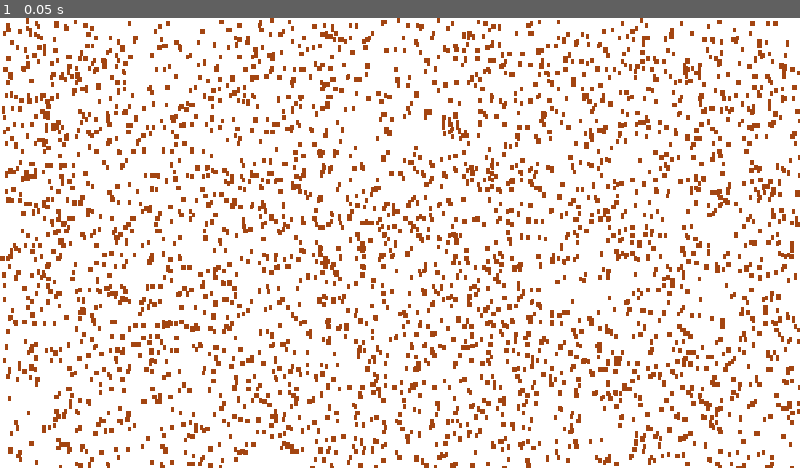
Above: before the commit, frame 1.
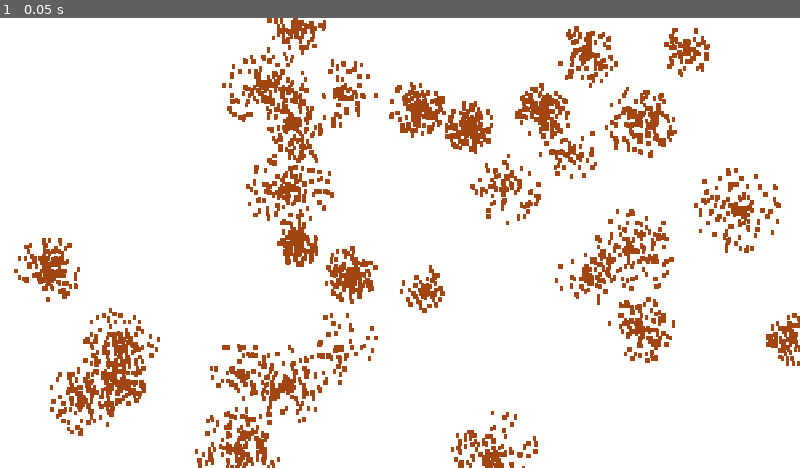
Above: after the commit, the same moment.

Repository: ozzz35/ComfyJamGame
Game: Godot game, scene res://scenes/jobs/leaf_pile.tscn
The game is run twice, just before and just after one commit, with the same random seed, the same clock (stepped at 60 frames per second) and the same inputs. This scene is started directly instead of the project's main scene.
Inputs:
- Up to frame 1 (0.05 s): no input

The runs differ from the first frame. In frame 1, 23% of the frame differs, in the area x 0-100%, y 0-100%.

Commit message:
Add leaves piles and spawning

Diff:
--- a/scenes/jobs/leaf_pile.tscn
+++ b/scenes/jobs/leaf_pile.tscn
@@ -6,6 +6,8 @@
 script = ExtResource("1_w5crr")
 spawn_polygon = PackedVector2Array(0, 0, 1280, 0, 1280, 720, 0, 720)
 leaf_count = 3200
+pile_count = 30
+pile_radius = 75
 
 [node name="SpawnArea" type="Polygon2D" parent="." unique_id=789380196]
 polygon = PackedVector2Array(0, 0, 1280, 0, 1280, 720, 0, 720)
--- a/scripts/jobs/leaf_pile.gd
+++ b/scripts/jobs/leaf_pile.gd
@@ -5,6 +5,8 @@
 		spawn_polygon = value
 		_copy_polygon()
 @export var leaf_count: int = 0
+@export var pile_count : int = 0
+@export var pile_radius : int = 0
 @onready var spawnarea = $SpawnArea
 const leaves = preload("res://scenes/jobs/leaves.tscn")
 
@@ -22,31 +24,89 @@
 	area.polygon = spawn_polygon
 	print(name, " copied ", spawn_polygon.size(), " points: ", spawn_polygon)
 
-func _spawn_leaves():
+func _random_point_in_polygon() -> Vector2:
 	if spawn_polygon.size() < 3:
-		print(name, " spawn skipped, points: ", spawn_polygon.size())
-		return
-	print(name, " spawning from ", spawn_polygon.size(), " points: ", spawn_polygon)
+		return Vector2(INF, INF)
 	var min_x := spawn_polygon[0].x
 	var max_x := min_x
 	var min_y := spawn_polygon[0].y
 	var max_y := min_y
 	for point in spawn_polygon:
+		max_x = max(max_x, point.x)
+		min_x = min(min_x, point.x)
 		max_y = max(max_y, point.y)
-		max_x = max(max_x, point.x)
 		min_y = min(min_y, point.y)
-		min_x = min(min_x, point.x)
+	var attempts := 0
+	while attempts < 30:
+		attempts += 1
+		var pos := Vector2(randf_range(min_x, max_x), randf_range(min_y, max_y))
+		if Geometry2D.is_point_in_polygon(pos, spawn_polygon):
+			return pos
+	return Vector2(INF, INF)
 
-	for i in leaf_count:
-		var x_pos : float = randf_range(max_x, min_x)
-		var y_pos : float = randf_range(max_y, min_y)
-		var leaf_pos : Vector2 = Vector2(x_pos, y_pos)
-		if not Geometry2D.is_point_in_polygon(leaf_pos, spawn_polygon):
-			leaf_count += 1
-			var limit =+ 15
-			if limit >= 15:
-				return
-		else:
+func _point_around_center(center: Vector2, radius: float) -> Vector2:
+	var attempts := 0
+	var angle : float = 0.0
+	var distance : float = 0.0
+	var pos : Vector2
+	while attempts < 15:
+		attempts += 1
+		angle = randf() * TAU
+		distance = randf_range(0.0, radius)
+		pos = center + Vector2.from_angle(angle) * distance
+		if Geometry2D.is_point_in_polygon(pos, spawn_polygon):
+			return pos
+	return Vector2(INF, INF)
+
+func _plan_piles() -> Array:
+	if pile_count < 1:
+		return []
+	var centers: Array = []
+	for _pile in pile_count:
+		var pos = _random_point_in_polygon()
+		if not pos.is_finite():
+			continue
+		centers.append(pos)
+	if centers.is_empty():
+		return []
+	var centers_weight: Array = []
+	var weight_sum: float = 0.0
+	var radii: Array = []
+	for _i in centers.size():
+		var weight := randf_range(0.4, 1.6)
+		centers_weight.append(weight)
+		weight_sum += weight
+		radii.append(randf_range(pile_radius * 0.45, float(pile_radius)))
+	var counts: Array = []
+	for weight in centers_weight:
+		counts.append(int(leaf_count * weight / weight_sum))
+	var counts_sum: int = 0
+	for count in counts:
+		counts_sum += count
+	while counts_sum < leaf_count:
+		counts[randi_range(0, counts.size() - 1)] += 1
+		counts_sum += 1
+	var plan: Array = []
+	for i in centers.size():
+		plan.append({
+			"center": centers[i],
+			"count": counts[i],
+			"radius": radii[i]
+		})
+	return plan
+
+func _spawn_leaves() -> void:
+	var piles := _plan_piles()
+	if piles.is_empty():
+		return
+	for pile in piles:
+		var center := pile["center"] as Vector2
+		var count := pile["count"] as int
+		var radius := pile["radius"] as float
+		for i in count:
+			var leaf_pos : Vector2 = _point_around_center(center, radius)
+			if not leaf_pos.is_finite():
+				continue
 			var leaf = leaves.instantiate()
 			add_child(leaf)
 			leaf.position = leaf_pos
